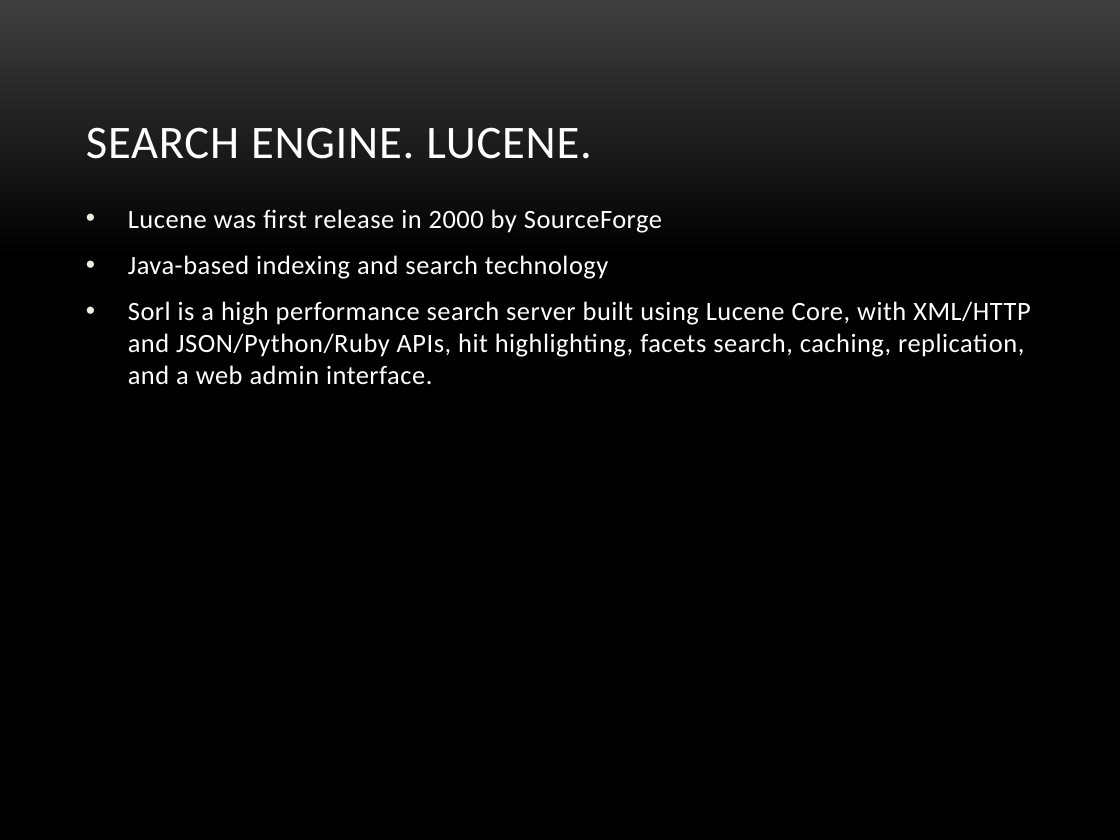
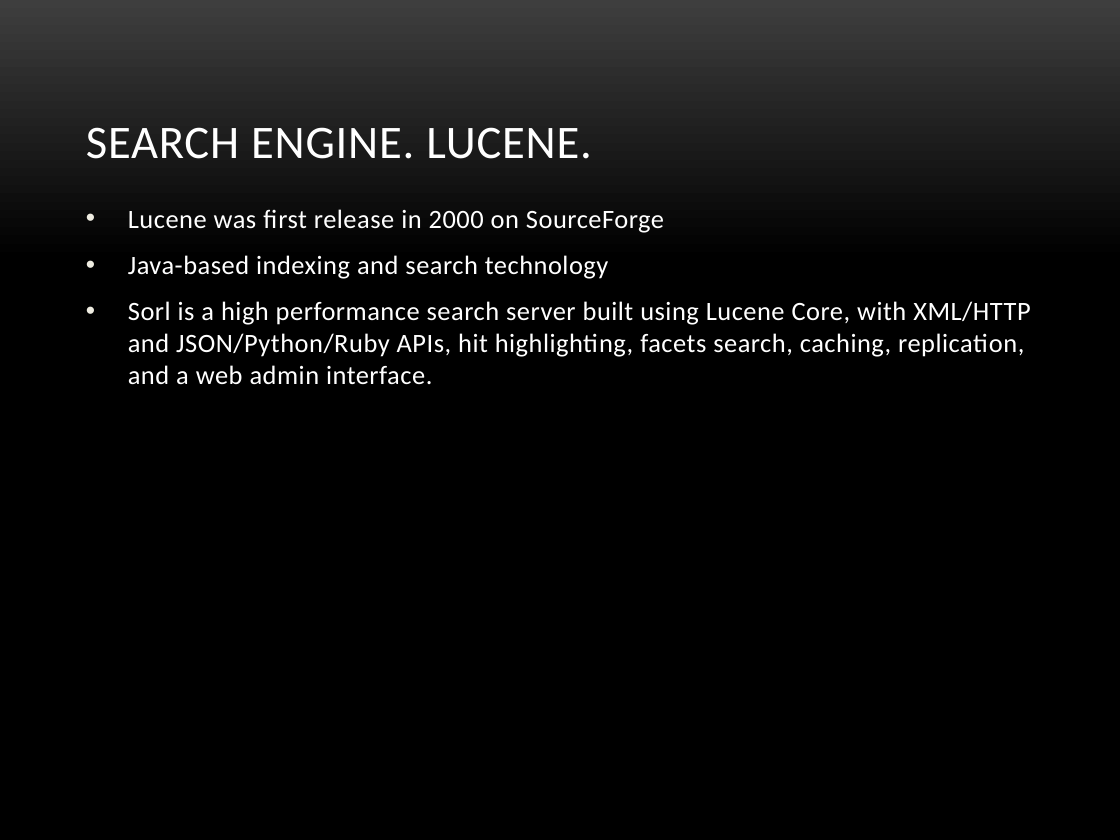
Before and after one commit to veravira/data-logger, a slide deck: slide 5 of es.pptx (slide 3 before the commit). Drawn at 1120x840 pixels with LibreOffice and Linux fonts; fonts in the diff are those of the drawing; background and template pictures are left out. Boxes give left, top, right and bottom in pixels: in the first picture for what was removed or moved away, otherwise in the second. Text is boxed around its words. In the diff, an @@ line names an element or a change of style, - is before the commit and + after.

```diff
--- a/es.pptx
+++ b/es.pptx
@@ text at (128,209,664,233): text changed @@
-• Lucene was first release in 2000 by SourceForge
+• Lucene was first release in 2000 on SourceForge
```
Also in this commit, not shown: 2 other slides changed, 3 slides added, 1 slide removed.
